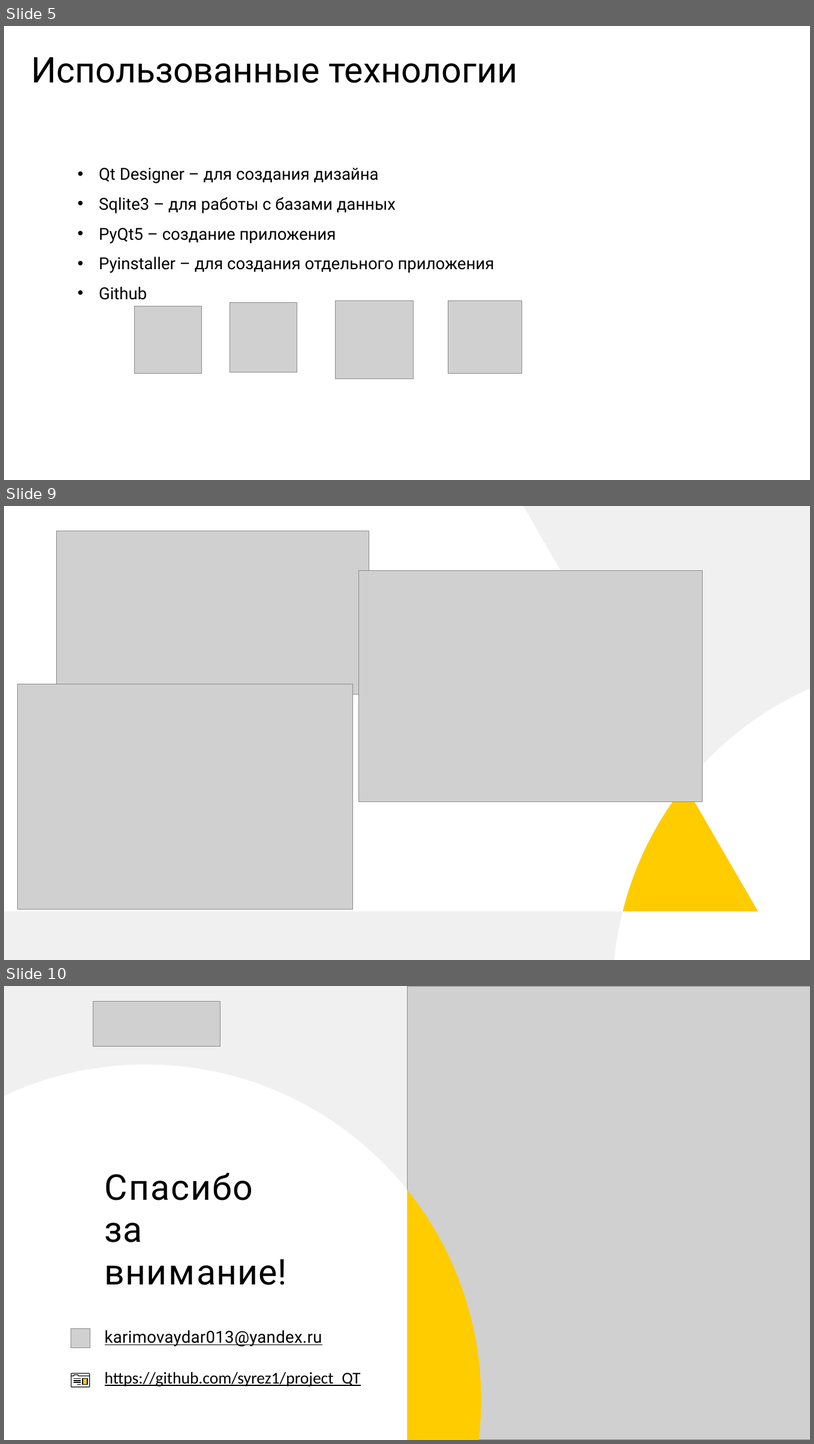
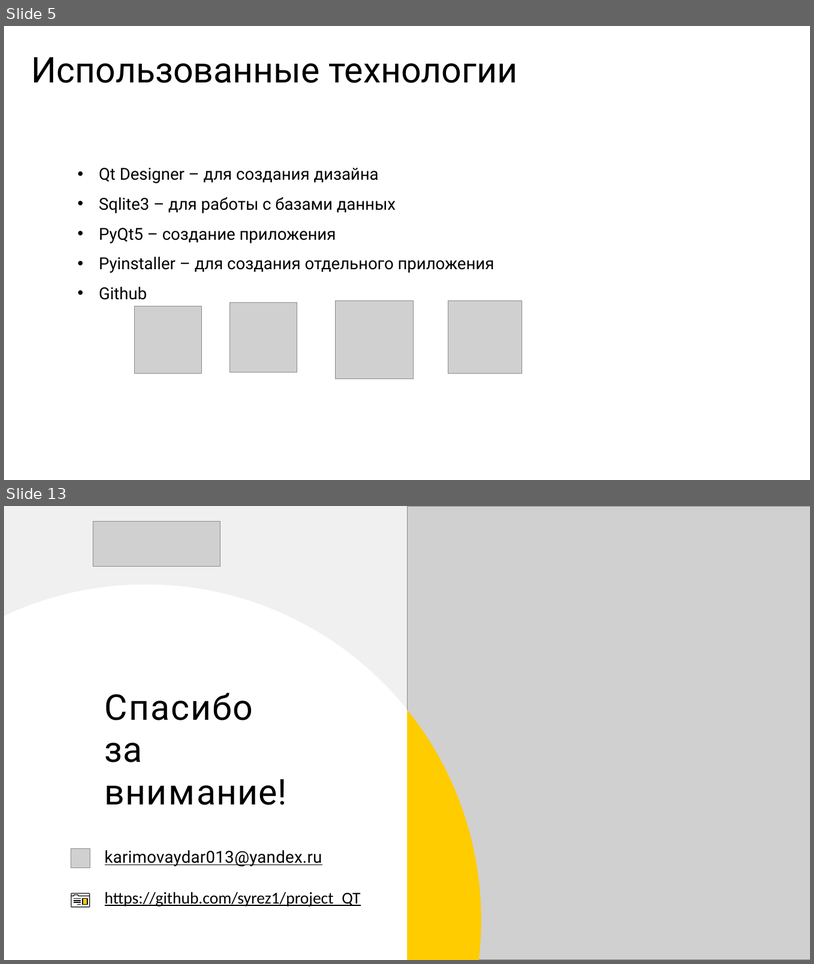
Before and after one commit to aikarimovvw/Library_System-QtProject, a slide deck: Documentation/SyrezLib.pptx. Shown one above the other, each under a label of ours: slides 5, 9 and 10 before the commit, slides 5 and 13 after it; the slides between them are not shown. The pictures are 814x1444 and 814x964 pixels, drawn with LibreOffice and Linux fonts; fonts in the diff are those of the drawing; grey boxes stand for pictures. Boxes give left, top, right and bottom in pixels: in the first picture for what was removed or moved away, otherwise in the second. Text is boxed around its words. In the diff, an @@ line names an element or a change of style, - is before the commit and + after.

```diff
--- a/Documentation/SyrezLib.pptx
+++ b/Documentation/SyrezLib.pptx
@@ slide 9 removed at (4, 506, 810, 960), background #FFFFFF @@
@@ freeform shape removed at (4, 506, 810, 960) @@
@@ freeform shape removed at (4, 506, 810, 960) @@
@@ picture removed at (56, 531, 369, 694) @@
@@ picture removed at (359, 571, 703, 802) @@
@@ picture removed at (17, 684, 353, 909) @@
@@ freeform shape removed at (623, 785, 759, 912) @@
@@ what was slide 10 is now slide 13 @@
```
Also in this commit, not shown: 2 slides changed, 6 slides added, 2 other slides removed.
